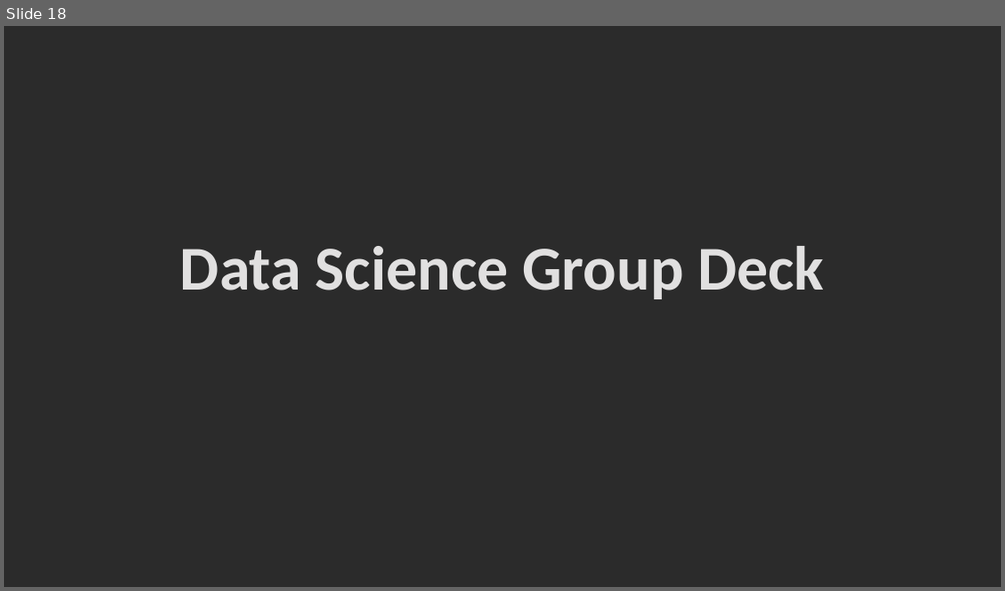
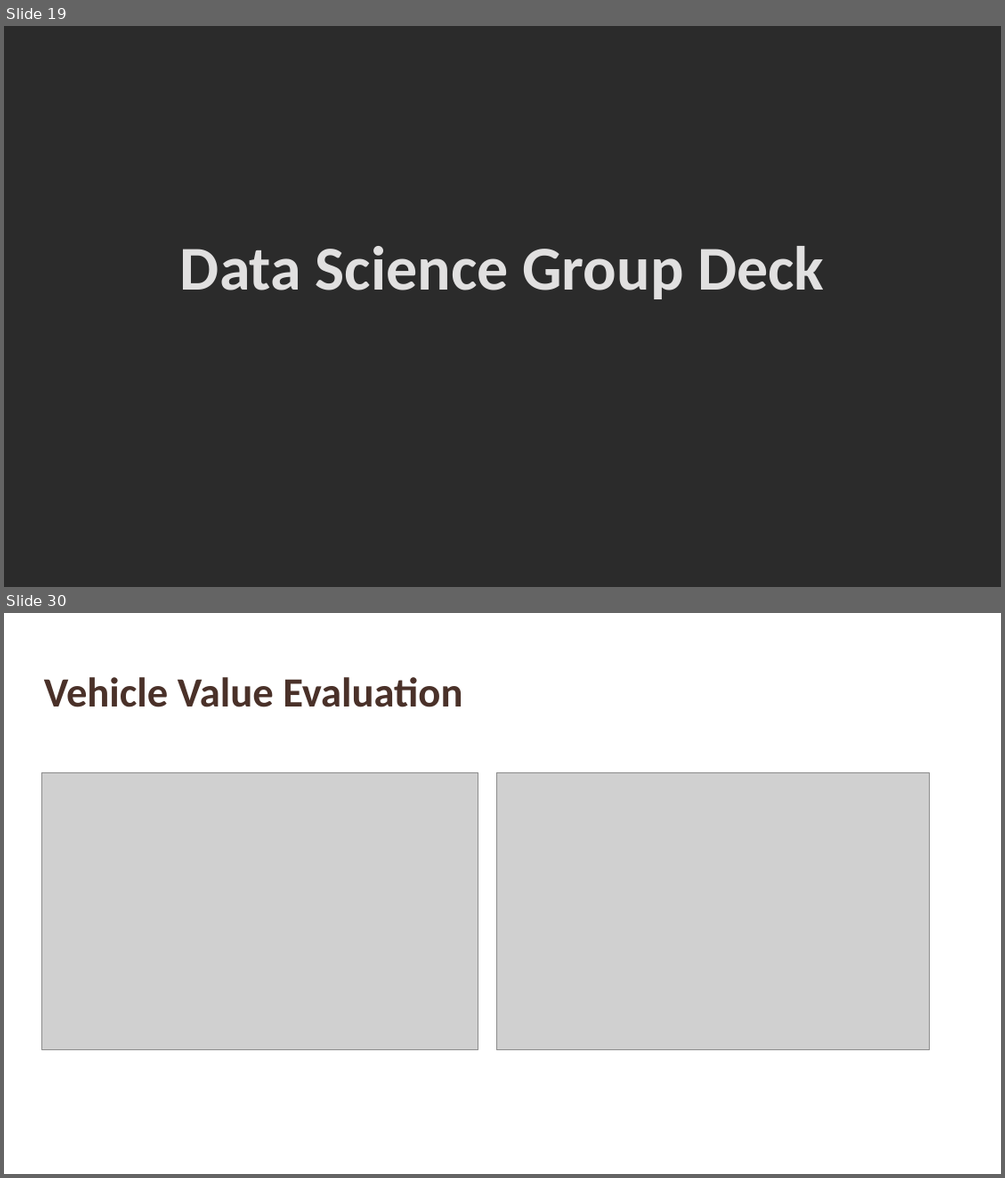
Before and after one commit to suhitasva/Auto_Insurance_Study, a slide deck: Insurance_Case_Study_Results_SVA.pptx. Shown one above the other, each under a label of ours: slide 18 before the commit, slides 19 and 30 after it; the slides between them are not shown. The pictures are 1005x591 and 1005x1178 pixels, drawn with LibreOffice and Linux fonts; fonts in the diff are those of the drawing; grey boxes stand for pictures; background and template pictures are left out; a plain dark background stands for a picture behind light text. Boxes give left, top, right and bottom in pixels: in the first picture for what was removed or moved away, otherwise in the second. Text is boxed around its words. In the diff, an @@ line names an element or a change of style, - is before the commit and + after.

```diff
--- a/Insurance_Case_Study_Results_SVA.pptx
+++ b/Insurance_Case_Study_Results_SVA.pptx
@@ slide 30 added at [4, 613, 1001, 1174], background picture (left out) @@
@@ title added at [44, 677, 462, 707], 40 pt, text #4A3128, bold @@
+Vehicle Value Evaluation
@@ picture added at [41, 772, 478, 1050] @@
@@ picture added at [496, 772, 930, 1050] @@
@@ what was slide 18 is now slide 19 @@
```
Also in this commit, not shown: 1 slide changed, 14 other slides added, 4 slides removed.
